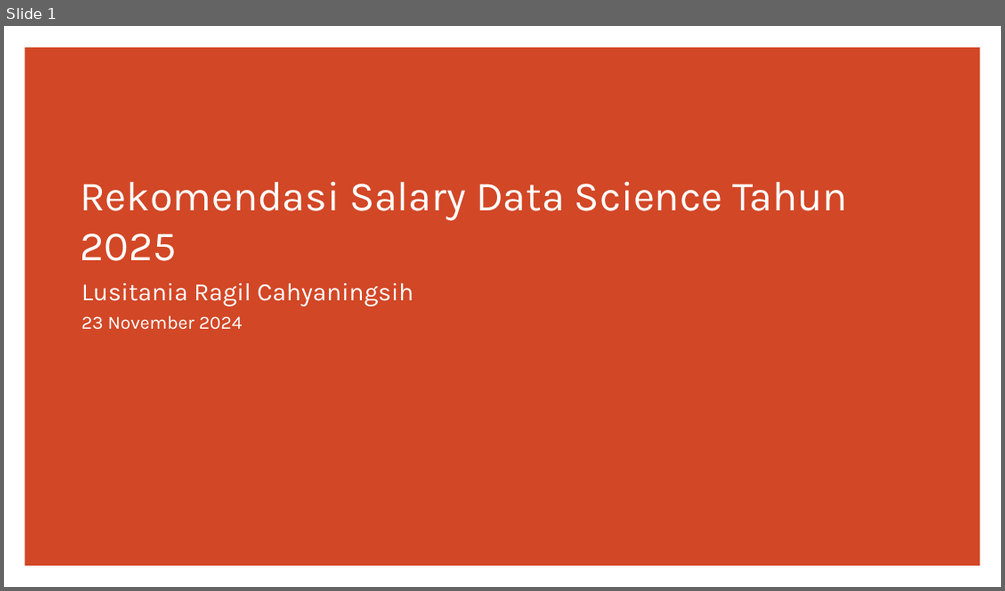
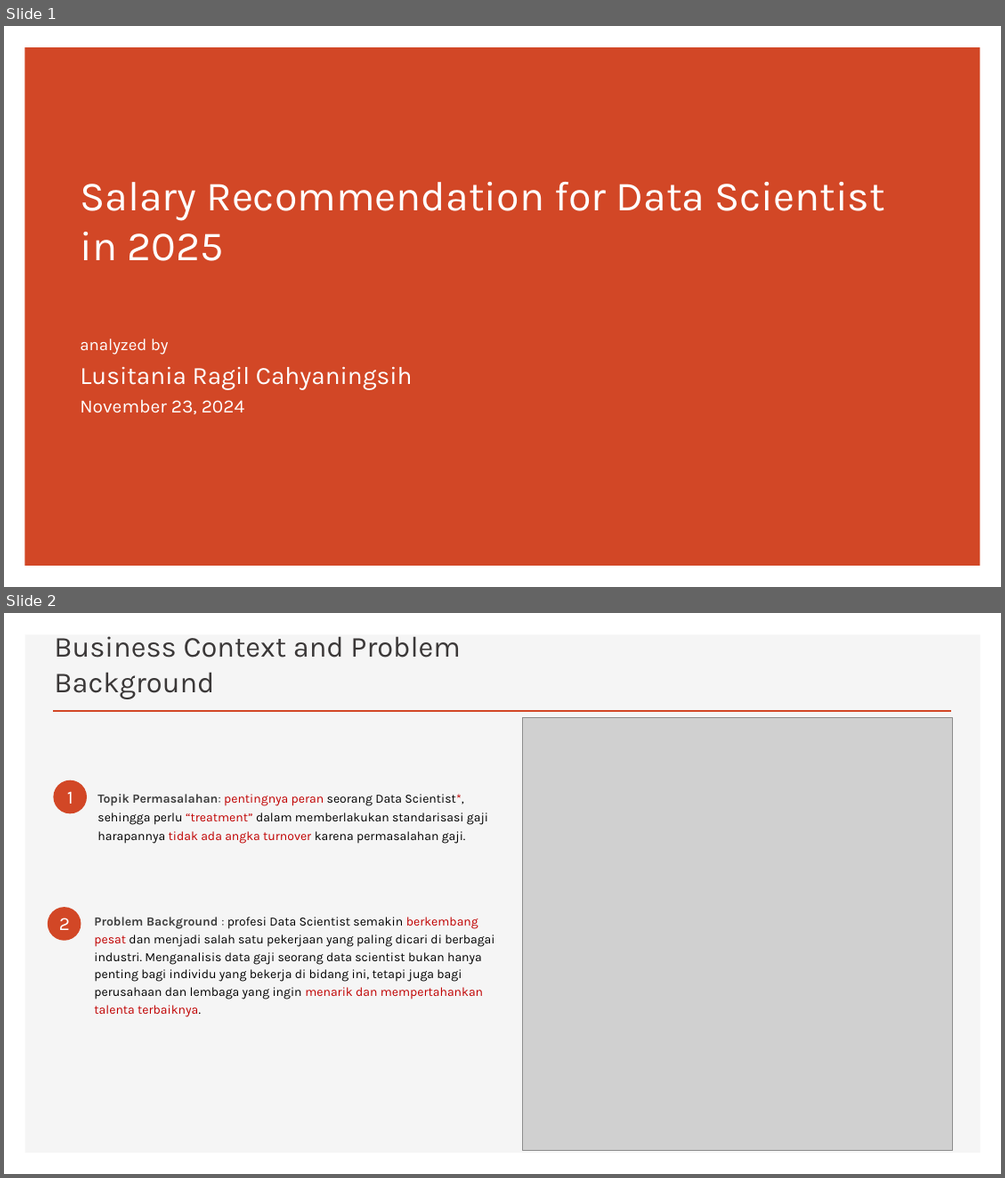
Before and after one commit to CODA-Assignment-Bay/p1-coda001-rmt-m2-lusitaniarc, a slide deck: P1M2_lusitania.pptx. Shown one above the other, each under a label of ours: slide 1 before the commit, slides 1 and 2 after it. The pictures are 1005x591 and 1005x1178 pixels, drawn with LibreOffice and Linux fonts; fonts in the diff are those of the drawing; grey boxes stand for pictures. Boxes give left, top, right and bottom in pixels: in the first picture for what was removed or moved away, otherwise in the second. Text is boxed around its words. In the diff, an @@ line names an element or a change of style, - is before the commit and + after.

```diff
--- a/P1M2_lusitania.pptx
+++ b/P1M2_lusitania.pptx
@@ slide 2 added at (4,613,1001,1174), background #FFFFFF @@
@@ rectangle added at (25,634,980,1153), fill #F5F5F5 @@
@@ title added at (54,636,460,699), 28 pt, text #3B3838 @@
+Business Context and Problem Background
@@ line added from (53, 711) to (952, 711), #D24726 2 pt @@
@@ picture added at (522,717,952,1150) @@
@@ ellipse added at (53,780,87,814), fill #D24726 @@
@@ text added at (67,791,73,803), 18 pt, text #FFFFFF @@
+1
@@ text added at (97,794,488,844), 12 pt, text #000000 @@
+Topik Permasalahan: pentingnya peran seorang Data Scientist*, sehingga perlu “treatment” dalam memberlakukan standarisasi gaji harapannya tidak ada angka turnover karena permasalahan gaji.
@@ ellipse added at (48,907,81,941), fill #D24726 @@
@@ text added at (59,917,70,930), 18 pt, text #FFFFFF @@
+2
@@ text added at (94,916,494,999), 12 pt, text #000000 @@
+Problem Background : profesi Data Scientist semakin berkembang pesat dan menjadi salah satu pekerjaan yang paling dicari di berbagai industri. Menganalisis data gaji seorang data scientist bukan hanya penting bagi individu yang bekerja di bidang ini, tetapi juga bagi perusahaan dan lembaga yang ingin menarik dan mempertahankan talenta terbaiknya.
@@ slide 1 changed as well @@
@@ title at (80,182,885,261): text changed @@
-Rekomendasi Salary Data Science Tahun 2025
+Salary Recommendation for Data Scientist
+in 2025
@@ subtitle "analyzed by": place and size @@
-subtitle "analyzed by" at (81,282,413,329)
+subtitle "analyzed by" at (80,338,413,414)
@@ subtitle at (80,338,169,354): paragraph added @@
+analyzed by
@@ subtitle at (80,399,244,414): text changed @@
-23 November 2024
+November 23, 2024
```
Also in this commit, not shown: 12 other slides added, 8 slides removed, 3 other files.
